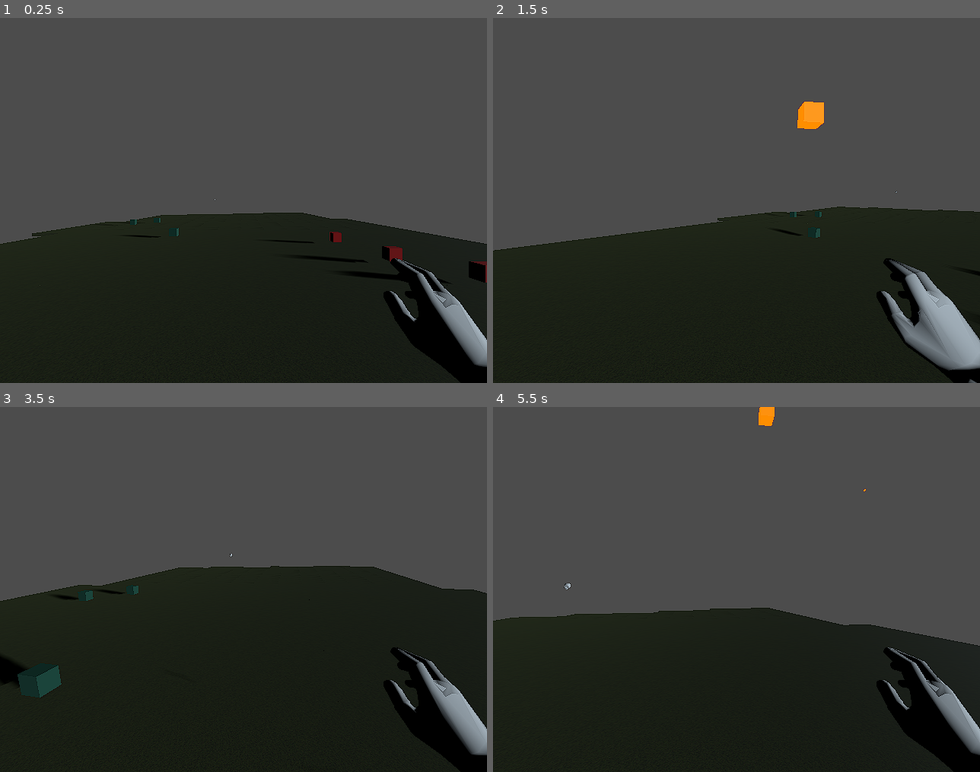
Above: before the commit, frames 1-4 (two rows, left to right).
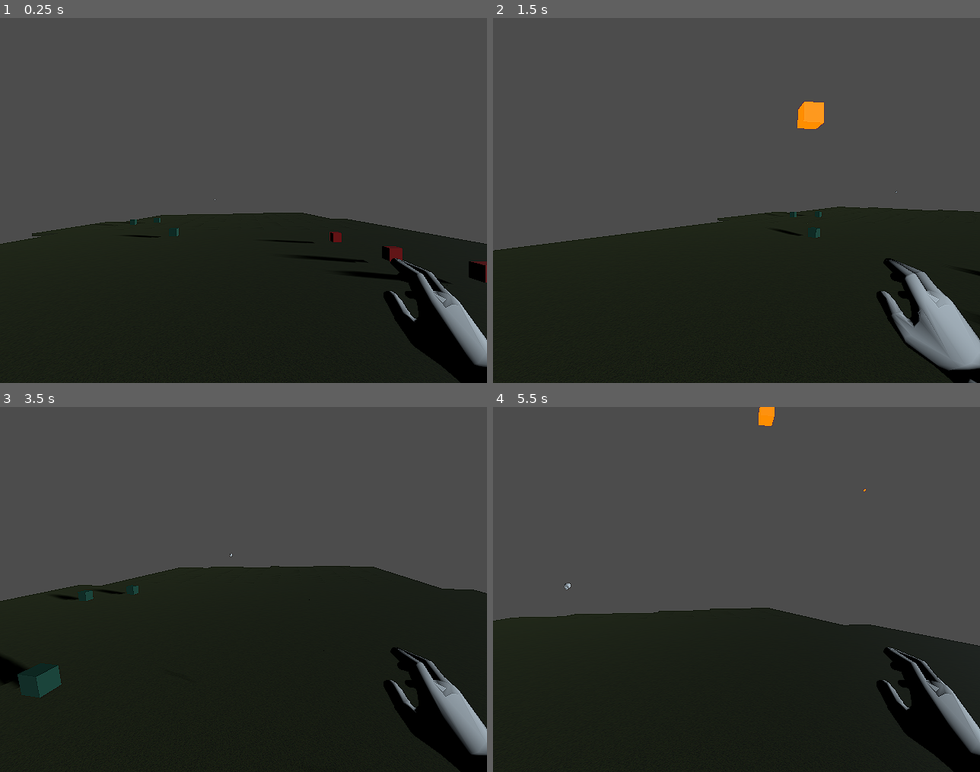
Above: after the commit, the same moments.

Repository: Georgii-Malyshev/godot-3d-project-1
Game: Godot game, scene res://game/Main.tscn
Two runs of this game, one before a commit and one after it. Both use one fixed random seed, a clock stepped at 60 frames per second and the inputs below.
Inputs (mouse positions are in pixels of both pictures, inside the frame that each line leads up to):
- Up to frame 1 (0.25 s): no input
- Up to frame 2 (1.5 s): tap Enter at 0.5 s; move the mouse to (760, 200) at 0.52 s; hold W (move_forward) from 0.53 s (still down); click (760, 200) at 0.6 s; tap Space (jump) at 0.77 s; move the mouse to (712, 200) at 1.27 s; click (712, 200) at 1.35 s
- Up to frame 3 (3.5 s): keep holding W (move_forward); tap Space (jump) at 1.52, 3.02 s; move the mouse to (253, 582) at 2.02 s; click (253, 582) at 2.1 s; move the mouse to (238, 596) at 2.77 s; click (238, 596) at 2.85 s
- Up to frame 4 (5.5 s): keep holding W (move_forward); move the mouse to (775, 593) at 3.52 s; click (775, 593) at 3.6 s; tap Space (jump) at 3.77, 4.52 s; move the mouse to (697, 585) at 4.27 s; click (697, 585) at 4.35 s; move the mouse to (741, 589) at 5.02 s; click (741, 589) at 5.1 s

The runs differ from the first frame. In frame 1, less than 0.1% of the frame differs, in the area x 8-9%, y 73-74%; in frame 2, nothing differs; in frame 3, less than 0.1%; in frame 4, less than 0.1%, in the area x 14-15%, y 49-50%.

Commit message:
Move player spawn control logic to the main scene

Diff:
--- a/game/Main.gd
+++ b/game/Main.gd
@@ -2,7 +2,15 @@
 
 
 func _ready():
+	SignalBus.connect("spawnPlayer", self, "_on_Player_spawn")
 	SignalBus.connect("shootProjectile", self, "_on_Player_shoot")
+
+
+func _on_Player_spawn(spawnPoint):
+	var player = $Player.instance()
+	add_child(player)
+	player.global_transform = spawnPoint.global_transform
+
 
 
 func _on_Player_shoot(projectileScene, spawnPoint):
--- a/game/Main.tscn
+++ b/game/Main.tscn
@@ -1,9 +1,12 @@
-[gd_scene load_steps=3 format=2]
+[gd_scene load_steps=4 format=2]
 
 [ext_resource path="res://levels/test_level_1/TestLevel1.tscn" type="PackedScene" id=1]
 [ext_resource path="res://game/Main.gd" type="Script" id=2]
+[ext_resource path="res://game/player/Player.tscn" type="PackedScene" id=3]
 
 [node name="Main" type="Node"]
 script = ExtResource( 2 )
 
+[node name="Player" parent="." instance=ExtResource( 3 )]
+
 [node name="TestLevel1" parent="." instance=ExtResource( 1 )]
--- a/game/creatures/flying_skull/FlyingSkull.gd
+++ b/game/creatures/flying_skull/FlyingSkull.gd
@@ -11,7 +11,7 @@
 
 # components
 # TODO get rid of absolute node path and don't use node that is higher up in the hierarchy
-onready var player : Node = get_node("/root/Main/TestLevel1/Player")
+onready var player : Node = get_node("/root/Main/Player")
 onready var timer : Timer = get_node("Timer")
 
 
--- a/game/player/Player.gd
+++ b/game/player/Player.gd
@@ -23,7 +23,7 @@
 # player components
 onready var camera : Node = $FpsCamera  # TODO need some decoupling
 onready var muzzle : Node = $FpsCamera/SpellcastingRightArm/ProjectileSpawnPoint  # TODO need some decoupling
-onready var projectileScene : PackedScene = preload("res://game/projectiles/Projectile.tscn")  # TODO don't use absolute path to scene
+onready var projectile : PackedScene = preload("res://game/projectiles/Projectile.tscn")  # TODO don't use absolute path to scene
 
 
 # Called whenever an input is detected
@@ -105,7 +105,7 @@
 
 func fire_projectile():
 	if currentMana > 0:
-		SignalBus.emit_signal("shootProjectile", projectileScene, muzzle)
+		SignalBus.emit_signal("shootProjectile", projectile, muzzle)
 		currentMana -= 1
 
 
--- /dev/null
+++ b/levels/test_level_1/TestLevel1.gd
@@ -0,0 +1,8 @@
+extends Spatial
+
+
+export var spawnLocation := Vector3(0, 0, 0)
+
+
+func _ready():
+	SignalBus.emit_signal("spawnPlayer", spawnLocation)
--- a/levels/test_level_1/TestLevel1.tscn
+++ b/levels/test_level_1/TestLevel1.tscn
@@ -1,13 +1,14 @@
 [gd_scene load_steps=7 format=2]
 
 [ext_resource path="res://placeholder_assets/outdoors_meshlib.tres" type="MeshLibrary" id=1]
-[ext_resource path="res://game/player/Player.tscn" type="PackedScene" id=4]
+[ext_resource path="res://levels/test_level_1/TestLevel1.gd" type="Script" id=2]
 [ext_resource path="res://levels/test_level_1/TestLevel1Env.tres" type="Environment" id=6]
 [ext_resource path="res://game/creatures/flying_skull/FlyingSkull.tscn" type="PackedScene" id=7]
 [ext_resource path="res://game/items/Pickup_Health.tscn" type="PackedScene" id=8]
 [ext_resource path="res://game/items/Pickup_Mana.tscn" type="PackedScene" id=9]
 
 [node name="TestLevel1" type="Spatial"]
+script = ExtResource( 2 )
 
 [node name="GridMap" type="GridMap" parent="."]
 mesh_library = ExtResource( 1 )
@@ -31,9 +32,6 @@
 shadow_enabled = true
 shadow_bias = 1.143
 
-[node name="Player" parent="." instance=ExtResource( 4 )]
-transform = Transform( 1, 0, 0, 0, 1, 0, 0, 0, 1, 0, 0.5, 0 )
-
 [node name="Enemy" parent="." instance=ExtResource( 7 )]
 transform = Transform( 1, 0, 0, 0, 1, 0, 0, 0, 1, -3.67589, 1.7, -30.4459 )
 
--- a/scripts/SignalBus.gd
+++ b/scripts/SignalBus.gd
@@ -26,4 +26,5 @@
 # Here, 'SignalBus' is the source node and 'self' is the target node
 
 
-signal shootProjectile(projectile, spawnPoint)
+signal spawnPlayer(spawnLocation)
+signal shootProjectile(projectileScene, spawnPoint)
